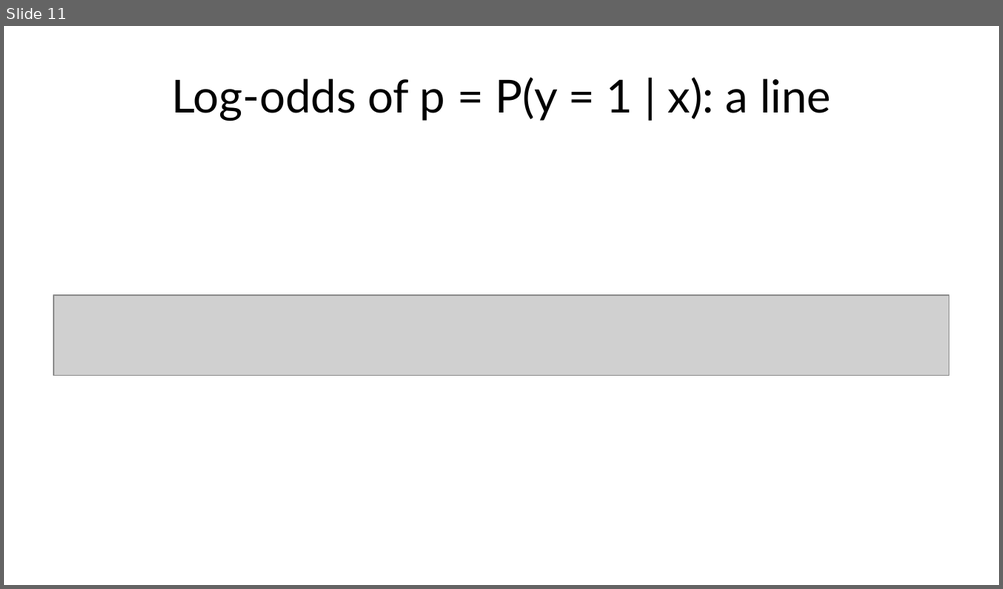
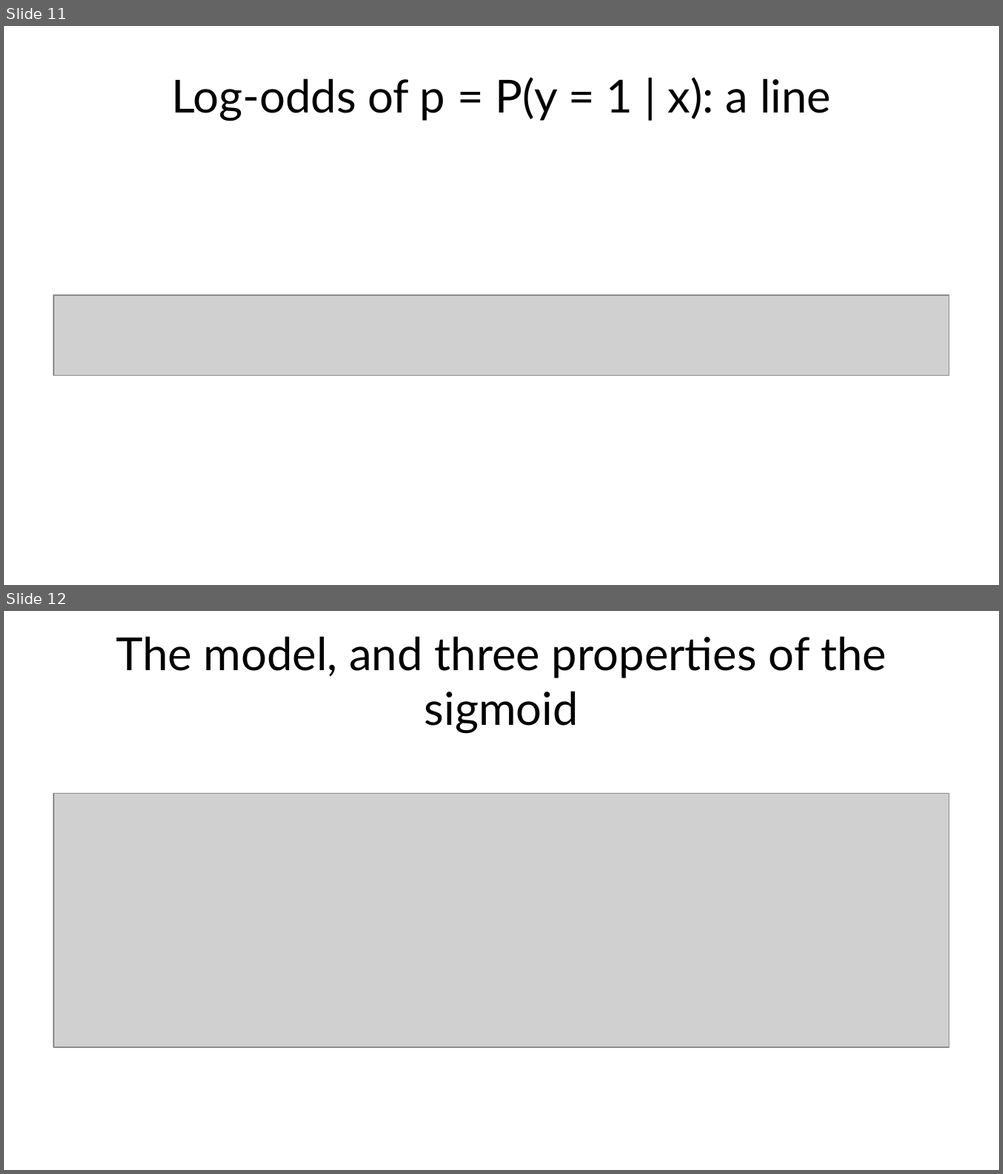
Before and after one commit to fabioantonini/technologies-for-artificial-intelligence, a slide deck: Lessons/04_classification_and_metrics/Slides/classification_and_metrics_slides.pptx. Shown one above the other, each under a label of ours: slide 11 before the commit, slides 11 and 12 after it. The pictures are 1003x589 and 1003x1174 pixels, drawn with LibreOffice and Linux fonts; fonts in the diff are those of the drawing; grey boxes stand for pictures; background and template pictures are left out. Boxes give left, top, right and bottom in pixels: in the first picture for what was removed or moved away, otherwise in the second. Text is boxed around its words. In the diff, an @@ line names an element or a change of style, - is before the commit and + after.

```diff
--- a/Lessons/04_classification_and_metrics/Slides/classification_and_metrics_slides.pptx
+++ b/Lessons/04_classification_and_metrics/Slides/classification_and_metrics_slides.pptx
@@ slide 12 added at bbox=[4, 611, 999, 1170], background #FFFFFF @@
@@ title added at bbox=[116, 636, 886, 734], 33 pt, text #1A1A1A @@
+The model, and three properties of the sigmoid
@@ picture added at bbox=[54, 793, 949, 1048] @@
```
Also in this commit, not shown: 4 slides changed, 1 other slide added, 2 slides removed, 14 other files.
